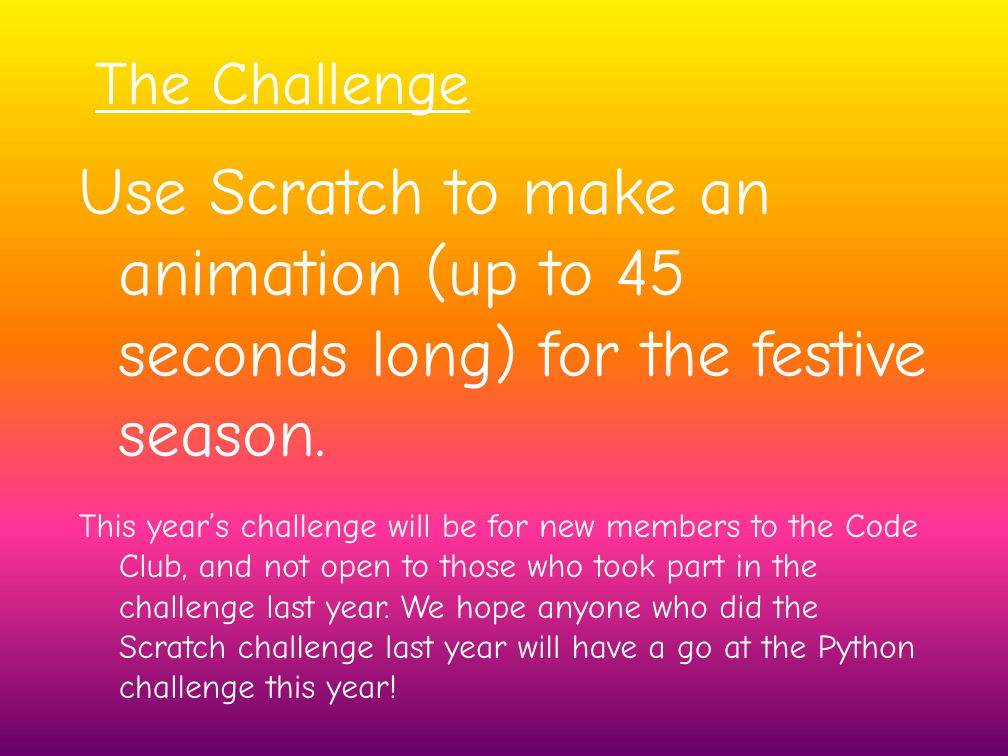
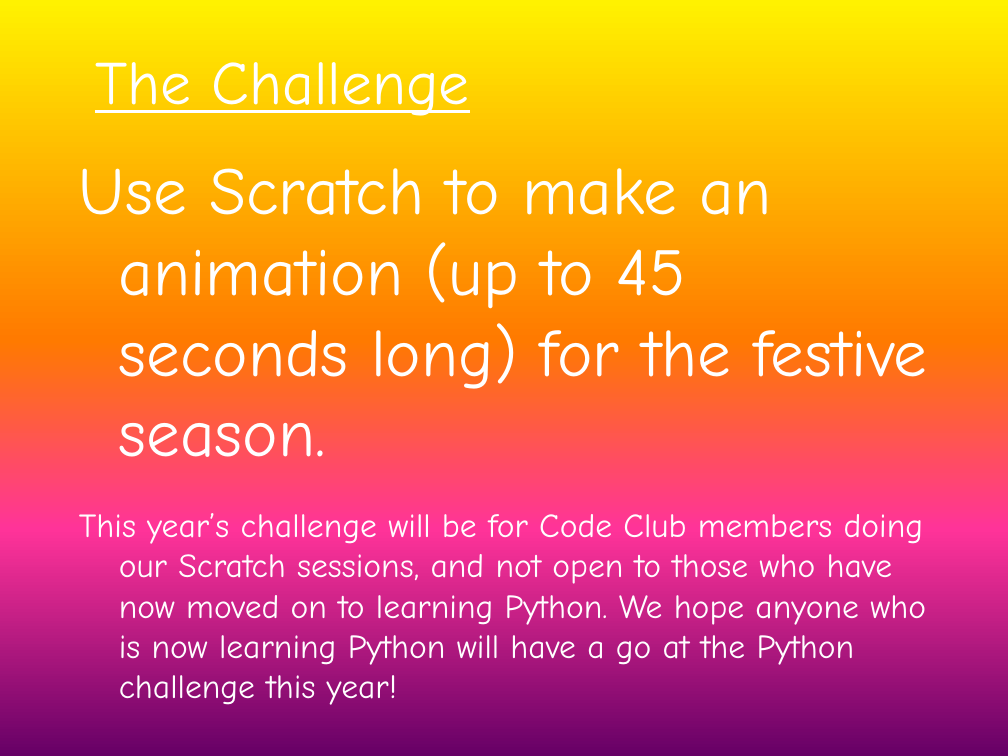
Before and after one commit to WokLibCodeClub/Christmas-Coding-Challenge-2020, a slide deck: slide 2 of Christmas_Scratch_Challenge_2020/Christmas_Challenge_2020.pptx. Drawn at 1008x756 pixels with LibreOffice and Linux fonts; fonts in the diff are those of the drawing. Boxes give left, top, right and bottom in pixels: in the first picture for what was removed or moved away, otherwise in the second. Text is boxed around its words. In the diff, an @@ line names an element or a change of style, - is before the commit and + after.

```diff
--- a/Christmas_Scratch_Challenge_2020/Christmas_Challenge_2020.pptx
+++ b/Christmas_Scratch_Challenge_2020/Christmas_Challenge_2020.pptx
@@ text at (79, 513, 926, 705): text changed @@
-This year’s challenge will be for new members to the Code Club, and not open to those who took part in the challenge last year. We hope anyone who did the Scratch challenge last year will have a go at the Python challenge this year!
+This year’s challenge will be for Code Club members doing our Scratch sessions, and not open to those who have now moved on to learning Python. We hope anyone who is now learning Python will have a go at the Python challenge this year!
```
